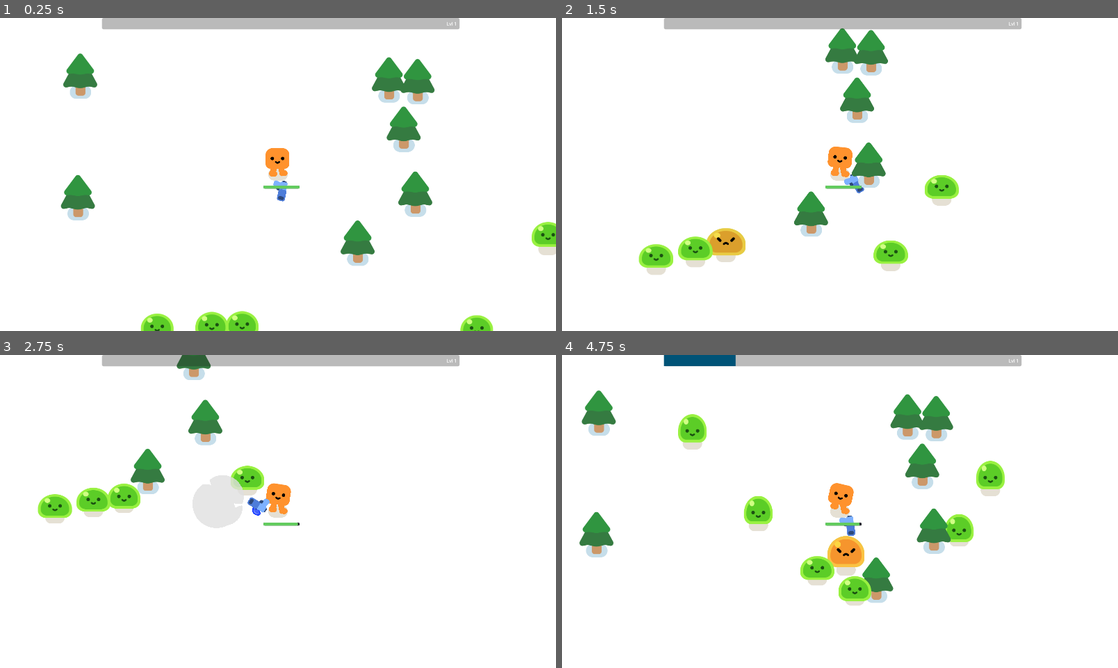
Above: before the commit, frames 1-4 (two rows, left to right).
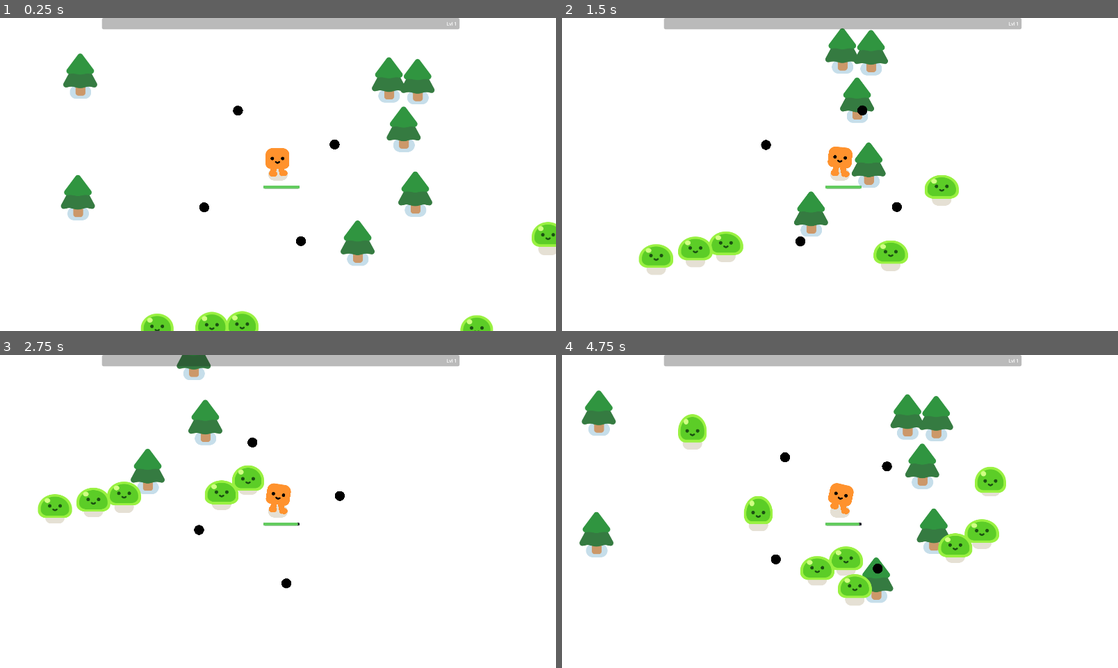
Above: after the commit, the same moments.

Repository: nickbmeisner/Vampire-Survivor-Style-Game
Game: Godot game, scene res://survivors_game.tscn
Same seed, same stepped clock (60 frames per second), same inputs: the game is played once before the commit and once after it.
Inputs:
- Up to frame 1 (0.25 s): no input
- Up to frame 2 (1.5 s): hold D (move_right) 0.53-1.28 s; hold S (move_down) from 1.28 s (still down)
- Up to frame 3 (2.75 s): release S (move_down) at 2.03 s; hold D (move_right) from 2.03 s (still down)
- Up to frame 4 (4.75 s): release D (move_right) at 2.78 s; hold W (move_up) 2.78-3.53 s; hold A (move_left) from 3.53 s (still down)

The runs differ from the first frame. In frame 1, 0.3% of the frame differs, in the area x 35-62%, y 28-73%; in frame 2, 0.8%; in frame 3, 1.8%; in frame 4, 3.0%, in the area x 18-80%, y 0-79%.

Commit message:
Added 2 new weapons. Figured out rotation.

Diff:
--- a/Bullet.gd
+++ b/Bullet.gd
@@ -1,6 +1,7 @@
 extends Area2D
 
 var travelled_distance = 0
+var damage = 1
 
 func _physics_process(delta):
 	const SPEED = 1000
@@ -17,4 +18,4 @@
 func _on_body_entered(body):
 	queue_free()
 	if body.has_method("take_damage"):
-		body.take_damage()
+		body.take_damage(damage)
--- a/Mob.gd
+++ b/Mob.gd
@@ -13,8 +13,8 @@
 	velocity = direction * speed
 	move_and_slide()
 
-func take_damage():
-	health -= 1
+func take_damage(dmg):
+	health -= dmg
 	%Slime.play_hurt()
 
 	if health == 0:
--- /dev/null
+++ b/Spin_Bullet.gd
@@ -0,0 +1,17 @@
+extends Area2D
+
+var d = 0
+var anchor = 0
+var damage = 1
+var speed = 0.03
+var range = 250
+
+func _physics_process(delta):
+
+	d+= speed
+
+	position = (Vector2(sin(d) * range , cos(d) * range) + anchor)
+
+func _on_body_entered(body):
+	if body.has_method("take_damage"):
+		body.take_damage(damage)
--- /dev/null
+++ b/Spray.gd
@@ -0,0 +1,27 @@
+extends Area2D
+
+func shoot():
+	const BULLET = preload("res://spray_bullet.tscn")
+	var new_bullet_1 = BULLET.instantiate()
+	var new_bullet_2 = BULLET.instantiate()
+	var new_bullet_3 = BULLET.instantiate()
+	var new_bullet_4 = BULLET.instantiate()
+
+	new_bullet_1.global_position = %ShootingPoint.global_position
+	new_bullet_2.global_position = %ShootingPoint2.global_position
+	new_bullet_3.global_position = %ShootingPoint3.global_position
+	new_bullet_4.global_position = %ShootingPoint4.global_position
+
+	new_bullet_1.global_rotation = 4.711
+	new_bullet_2.global_rotation = 0
+	new_bullet_3.global_rotation = 1.570
+	new_bullet_4.global_rotation = 3.141
+
+	%ShootingPoint.add_child(new_bullet_1)
+	%ShootingPoint.add_child(new_bullet_2)
+	%ShootingPoint.add_child(new_bullet_3)
+	%ShootingPoint.add_child(new_bullet_4)
+
+
+func _on_timer_timeout():
+	shoot()
--- a/pistol/impact/impact.tscn
+++ b/Weapons and Projectiles/impact/impact.tscn
@@ -1,7 +1,7 @@
 [gd_scene load_steps=3 format=3 uid="uid://kcl4efkvrany"]
 
-[ext_resource type="Script" path="res://pistol/impact/impact.gd" id="1_4vum2"]
-[ext_resource type="Texture2D" uid="uid://dn80eu1qs371v" path="res://pistol/impact/circle.png" id="2_wp1di"]
+[ext_resource type="Script" path="res://Weapons and Projectiles/impact/impact.gd" id="1_4vum2"]
+[ext_resource type="Texture2D" uid="uid://dn80eu1qs371v" path="res://Weapons and Projectiles/impact/circle.png" id="2_wp1di"]
 
 [node name="Impact" type="Node2D"]
 top_level = true
--- a/pistol/muzzle_flash/muzzle_flash.tscn
+++ b/Weapons and Projectiles/muzzle_flash/muzzle_flash.tscn
@@ -1,7 +1,7 @@
 [gd_scene load_steps=3 format=3 uid="uid://c1b2kbuq1if08"]
 
-[ext_resource type="Script" path="res://pistol/muzzle_flash/muzzle_flash.gd" id="1_wouey"]
-[ext_resource type="Texture2D" uid="uid://brgpjilf7s2ul" path="res://pistol/muzzle_flash/muzzle_flash.png" id="2_6pgu4"]
+[ext_resource type="Script" path="res://Weapons and Projectiles/muzzle_flash/muzzle_flash.gd" id="1_wouey"]
+[ext_resource type="Texture2D" uid="uid://brgpjilf7s2ul" path="res://Weapons and Projectiles/muzzle_flash/muzzle_flash.png" id="2_6pgu4"]
 
 [node name="MuzzleFlash" type="Node2D"]
 script = ExtResource("1_wouey")
--- a/bullet.tscn
+++ b/bullet.tscn
@@ -1,7 +1,7 @@
 [gd_scene load_steps=4 format=3 uid="uid://cyvvqxfs65ud1"]
 
 [ext_resource type="Script" path="res://Bullet.gd" id="1_x6ofm"]
-[ext_resource type="Texture2D" uid="uid://dftkbqwsfd68r" path="res://pistol/projectile.png" id="2_55mjw"]
+[ext_resource type="Texture2D" uid="uid://dftkbqwsfd68r" path="res://Weapons and Projectiles/projectile.png" id="2_awsx5"]
 
 [sub_resource type="CircleShape2D" id="CircleShape2D_675n8"]
 radius = 17.0294
@@ -14,7 +14,7 @@
 
 [node name="Projectile" type="Sprite2D" parent="."]
 position = Vector2(-11, -1)
-texture = ExtResource("2_55mjw")
+texture = ExtResource("2_awsx5")
 
 [node name="CollisionShape2D" type="CollisionShape2D" parent="."]
 shape = SubResource("CircleShape2D_675n8")
--- a/exp_shard_5.gd
+++ b/exp_shard_5.gd
@@ -3,7 +3,7 @@
 @onready var player = get_node("/root/Game/Player")
 
 func _physics_process(delta):
-	const SPEED = 600
+	const SPEED = 750
 	var direction = global_position.direction_to(player.global_position)
 	var distance = abs(player.global_position - global_position)
 	if distance.length() < 300:
--- a/gun.tscn
+++ b/gun.tscn
@@ -1,7 +1,6 @@
-[gd_scene load_steps=4 format=3 uid="uid://e5ci4iqwp642"]
+[gd_scene load_steps=3 format=3 uid="uid://e5ci4iqwp642"]
 
 [ext_resource type="Script" path="res://gun.gd" id="1_afjn7"]
-[ext_resource type="Texture2D" uid="uid://cswb5do8rrj7q" path="res://pistol/pistol.png" id="1_lgduh"]
 
 [sub_resource type="CircleShape2D" id="CircleShape2D_v82d2"]
 radius = 817.414
@@ -17,13 +16,9 @@
 [node name="WeaponPivot" type="Marker2D" parent="."]
 rotation = 0.000240269
 
-[node name="Pistol" type="Sprite2D" parent="WeaponPivot"]
-position = Vector2(64.9954, -19.0156)
-texture = ExtResource("1_lgduh")
-
-[node name="ShootingPoint" type="Marker2D" parent="WeaponPivot/Pistol"]
+[node name="ShootingPoint" type="Marker2D" parent="WeaponPivot"]
 unique_name_in_owner = true
-position = Vector2(24.993, -11.0214)
+position = Vector2(89.9884, -30.037)
 
 [node name="Timer" type="Timer" parent="."]
 wait_time = 0.5
--- a/player.tscn
+++ b/player.tscn
@@ -2,7 +2,7 @@
 
 [ext_resource type="Script" path="res://player.gd" id="1_5s66o"]
 [ext_resource type="PackedScene" uid="uid://pbmyh1qru7p" path="res://characters/happy_boo/happy_boo.tscn" id="1_wxd0e"]
-[ext_resource type="PackedScene" uid="uid://e5ci4iqwp642" path="res://gun.tscn" id="3_aaeqg"]
+[ext_resource type="PackedScene" uid="uid://co8acg8kj7mpi" path="res://spin.tscn" id="4_h2ttr"]
 
 [sub_resource type="CircleShape2D" id="CircleShape2D_076km"]
 radius = 29.0
@@ -21,8 +21,8 @@
 
 [node name="Camera2D" type="Camera2D" parent="."]
 
-[node name="Gun" parent="." instance=ExtResource("3_aaeqg")]
-position = Vector2(0, -13)
+[node name="Spin" parent="." instance=ExtResource("4_h2ttr")]
+position = Vector2(-29.6405, 4.95907)
 
 [node name="Hurtbox" type="Area2D" parent="."]
 unique_name_in_owner = true
--- /dev/null
+++ b/spin.gd
@@ -0,0 +1,33 @@
+extends Area2D
+
+var bullet_1
+var bullet_2
+var bullet_3
+var bullet_4
+
+func start():
+	const BULLET = preload("res://spin_bullet.tscn")
+	bullet_1 = BULLET.instantiate()
+	bullet_2 = BULLET.instantiate()
+	bullet_3 = BULLET.instantiate()
+	bullet_4 = BULLET.instantiate()
+
+	bullet_1.d = 0
+	bullet_2.d = 1.570
+	bullet_3.d = 3.141
+	bullet_4.d = 4.711
+
+	self.add_child(bullet_1)
+	self.add_child(bullet_2)
+	self.add_child(bullet_3)
+	self.add_child(bullet_4)
+
+
+func _ready():
+	start()
+
+func _physics_process(delta):
+	bullet_1.anchor = %CollisionShape2D.global_position
+	bullet_2.anchor = %CollisionShape2D.global_position
+	bullet_3.anchor = %CollisionShape2D.global_position
+	bullet_4.anchor = %CollisionShape2D.global_position
--- /dev/null
+++ b/spin.tscn
@@ -0,0 +1,21 @@
+[gd_scene load_steps=3 format=3 uid="uid://co8acg8kj7mpi"]
+
+[ext_resource type="Script" path="res://spin.gd" id="1_i8el0"]
+
+[sub_resource type="CircleShape2D" id="CircleShape2D_v82d2"]
+radius = 817.414
+
+[node name="Spin" type="Area2D"]
+collision_layer = 0
+collision_mask = 2
+script = ExtResource("1_i8el0")
+
+[node name="CollisionShape2D" type="CollisionShape2D" parent="."]
+unique_name_in_owner = true
+shape = SubResource("CircleShape2D_v82d2")
+
+[node name="Timer" type="Timer" parent="."]
+wait_time = 5.0
+autostart = true
+
+[connection signal="timeout" from="Timer" to="." method="_on_timer_timeout"]
--- /dev/null
+++ b/spin_bullet.tscn
@@ -0,0 +1,23 @@
+[gd_scene load_steps=4 format=3 uid="uid://dtrqb7dnpbahd"]
+
+[ext_resource type="Script" path="res://Spin_Bullet.gd" id="1_4qcea"]
+[ext_resource type="Texture2D" uid="uid://bqc1wpoe2sig6" path="res://Weapons and Projectiles/Spin_Bullet.png" id="2_s0124"]
+
+[sub_resource type="CircleShape2D" id="CircleShape2D_675n8"]
+radius = 17.0294
+
+[node name="Spin_Bullet" type="Area2D"]
+top_level = true
+collision_layer = 0
+collision_mask = 3
+script = ExtResource("1_4qcea")
+
+[node name="SpinBullet" type="Sprite2D" parent="."]
+position = Vector2(0, 4.76837e-07)
+scale = Vector2(0.0683333, 0.0683333)
+texture = ExtResource("2_s0124")
+
+[node name="CollisionShape2D" type="CollisionShape2D" parent="."]
+shape = SubResource("CircleShape2D_675n8")
+
+[connection signal="body_entered" from="." to="." method="_on_body_entered"]
--- /dev/null
+++ b/spray.tscn
@@ -0,0 +1,40 @@
+[gd_scene load_steps=3 format=3 uid="uid://bks7pff3ec8we"]
+
+[ext_resource type="Script" path="res://Spray.gd" id="1_oxl2h"]
+
+[sub_resource type="CircleShape2D" id="CircleShape2D_v82d2"]
+radius = 817.414
+
+[node name="Spray" type="Area2D"]
+collision_layer = 0
+collision_mask = 2
+script = ExtResource("1_oxl2h")
+
+[node name="CollisionShape2D" type="CollisionShape2D" parent="."]
+shape = SubResource("CircleShape2D_v82d2")
+
+[node name="Timer" type="Timer" parent="."]
+wait_time = 0.625
+autostart = true
+
+[node name="ShootingPoint" type="Marker2D" parent="."]
+unique_name_in_owner = true
+position = Vector2(0, -40)
+rotation = 0.000240269
+
+[node name="ShootingPoint2" type="Marker2D" parent="."]
+unique_name_in_owner = true
+position = Vector2(40, 0)
+rotation = 0.000240269
+
+[node name="ShootingPoint3" type="Marker2D" parent="."]
+unique_name_in_owner = true
+position = Vector2(0, 40)
+rotation = 0.000240269
+
+[node name="ShootingPoint4" type="Marker2D" parent="."]
+unique_name_in_owner = true
+position = Vector2(-40, 0)
+rotation = 0.000240269
+
+[connection signal="timeout" from="Timer" to="." method="_on_timer_timeout"]
--- /dev/null
+++ b/spray_bullet.gd
@@ -0,0 +1,21 @@
+extends Area2D
+
+var travelled_distance = 0
+var damage = 1
+
+func _physics_process(delta):
+	const SPEED = 625
+	const RANGE = 500
+
+	var direction = Vector2.RIGHT.rotated(rotation)
+	position += direction * SPEED * delta
+
+	travelled_distance += SPEED * delta
+	if travelled_distance > RANGE:
+		queue_free()
+
+
+func _on_body_entered(body):
+	queue_free()
+	if body.has_method("take_damage"):
+		body.take_damage(damage)
--- /dev/null
+++ b/spray_bullet.tscn
@@ -0,0 +1,22 @@
+[gd_scene load_steps=4 format=3 uid="uid://b84l3c3ifasaa"]
+
+[ext_resource type="Script" path="res://spray_bullet.gd" id="1_bunky"]
+[ext_resource type="Texture2D" uid="uid://dftkbqwsfd68r" path="res://Weapons and Projectiles/projectile.png" id="2_mi5in"]
+
+[sub_resource type="CircleShape2D" id="CircleShape2D_675n8"]
+radius = 17.0294
+
+[node name="Spray_Bullet" type="Area2D"]
+top_level = true
+collision_layer = 0
+collision_mask = 3
+script = ExtResource("1_bunky")
+
+[node name="Projectile" type="Sprite2D" parent="."]
+position = Vector2(-11, -1)
+texture = ExtResource("2_mi5in")
+
+[node name="CollisionShape2D" type="CollisionShape2D" parent="."]
+shape = SubResource("CircleShape2D_675n8")
+
+[connection signal="body_entered" from="." to="." method="_on_body_entered"]
Binary file added: Weapons and Projectiles/Spin_Bullet.png
Not shown, changed: Weapons and Projectiles/Spin_Bullet.png.import
Renamed: pistol/impact/circle.png -> Weapons and Projectiles/impact/circle.png
Not shown, changed: Weapons and Projectiles/impact/circle.png.import
Renamed: pistol/impact/impact.gd -> Weapons and Projectiles/impact/impact.gd
Renamed: pistol/muzzle_flash/muzzle_flash.gd -> Weapons and Projectiles/muzzle_flash/muzzle_flash.gd
Renamed: pistol/muzzle_flash/muzzle_flash.png -> Weapons and Projectiles/muzzle_flash/muzzle_flash.png
Not shown, changed: Weapons and Projectiles/muzzle_flash/muzzle_flash.png.import
Renamed: pistol/pistol.png -> Weapons and Projectiles/pistol.png
Not shown, added: Weapons and Projectiles/pistol.png.import
Renamed: pistol/projectile.png -> Weapons and Projectiles/projectile.png
Not shown, changed: Weapons and Projectiles/projectile.png.import
